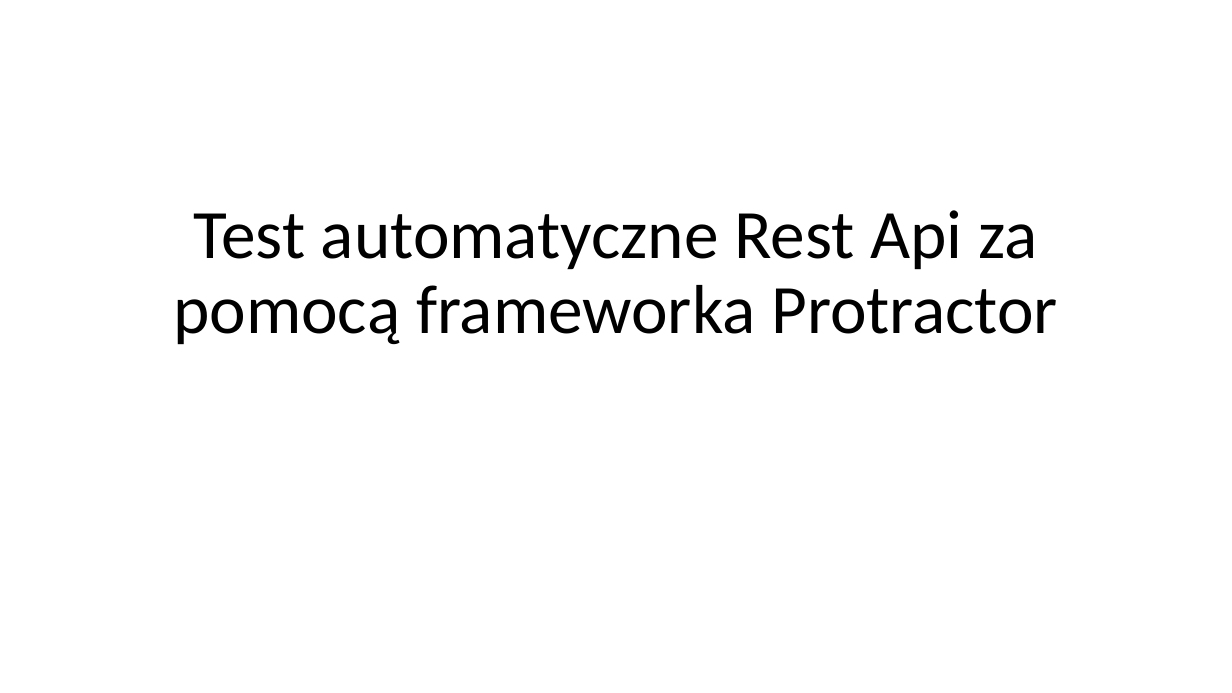
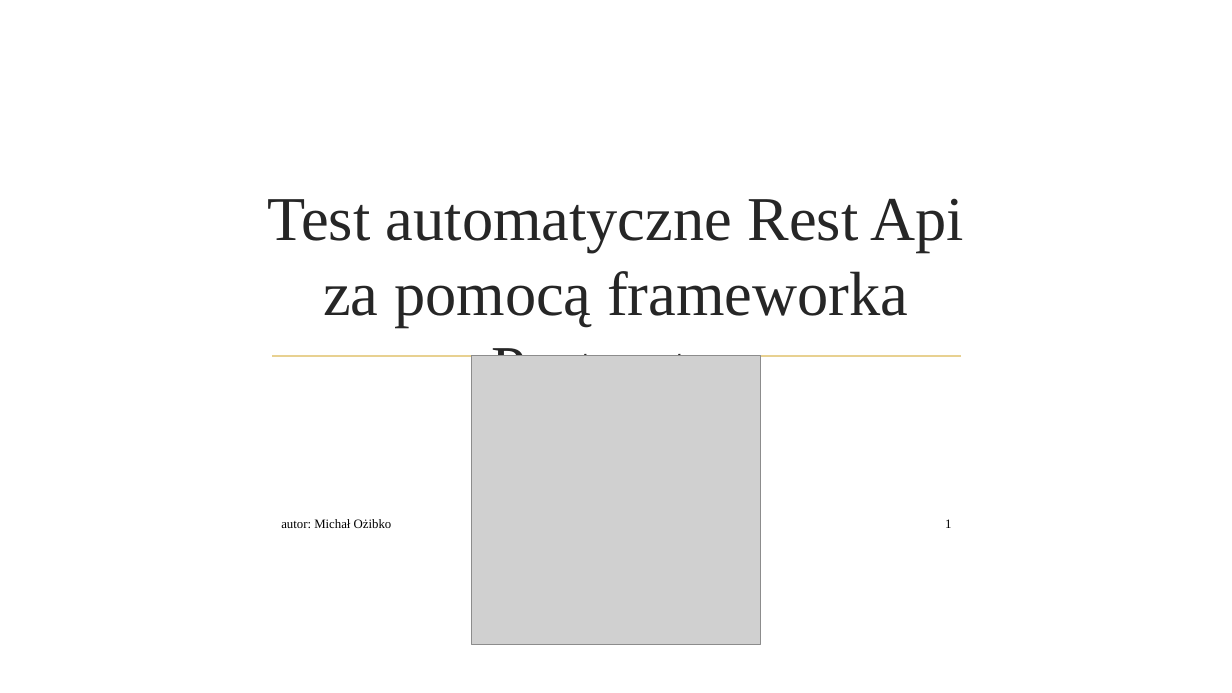
Before and after one commit to qadevpl/repo, a slide deck: slide 1 of JSRestApi/WarsztatQA.pptx. Drawn at 1232x693 pixels with LibreOffice and Linux fonts; fonts in the diff are those of the drawing; grey boxes stand for pictures; background and template pictures are left out. Boxes give left, top, right and bottom in pixels: in the first picture for what was removed or moved away, otherwise in the second. Text is boxed around its words. In the diff, an @@ line names an element or a change of style, - is before the commit and + after.

```diff
--- a/JSRestApi/WarsztatQA.pptx
+++ b/JSRestApi/WarsztatQA.pptx
@@ title "Test automatyczne Rest Api za ...": place and size @@
-title "Test automatyczne Rest Api za ..." at <box>173,210,1058,345</box>
+title "Test automatyczne Rest Api za ..." at <box>267,198,964,356</box>
@@ title "Test automatyczne Rest Api za ..." at <box>267,198,964,356</box>: size 54 to 48.6 pt, font Calibri to Times New Roman, text colour #000000 to #262626; line spacing 0.9 to 1 @@
@@ line added from (272, 356) to (961, 356), #E8D191 1.25 pt @@
@@ picture added at <box>471,356,760,644</box> @@
@@ text added at <box>281,519,392,528</box>, 10 pt, text #000000 @@
+autor: Michał Ożibko
@@ page number added at <box>945,519,951,528</box>, 10 pt, text #000000 @@
+1
```
Also in this commit, not shown: 15 other slides changed, 1 slide added, 1 slide removed.
